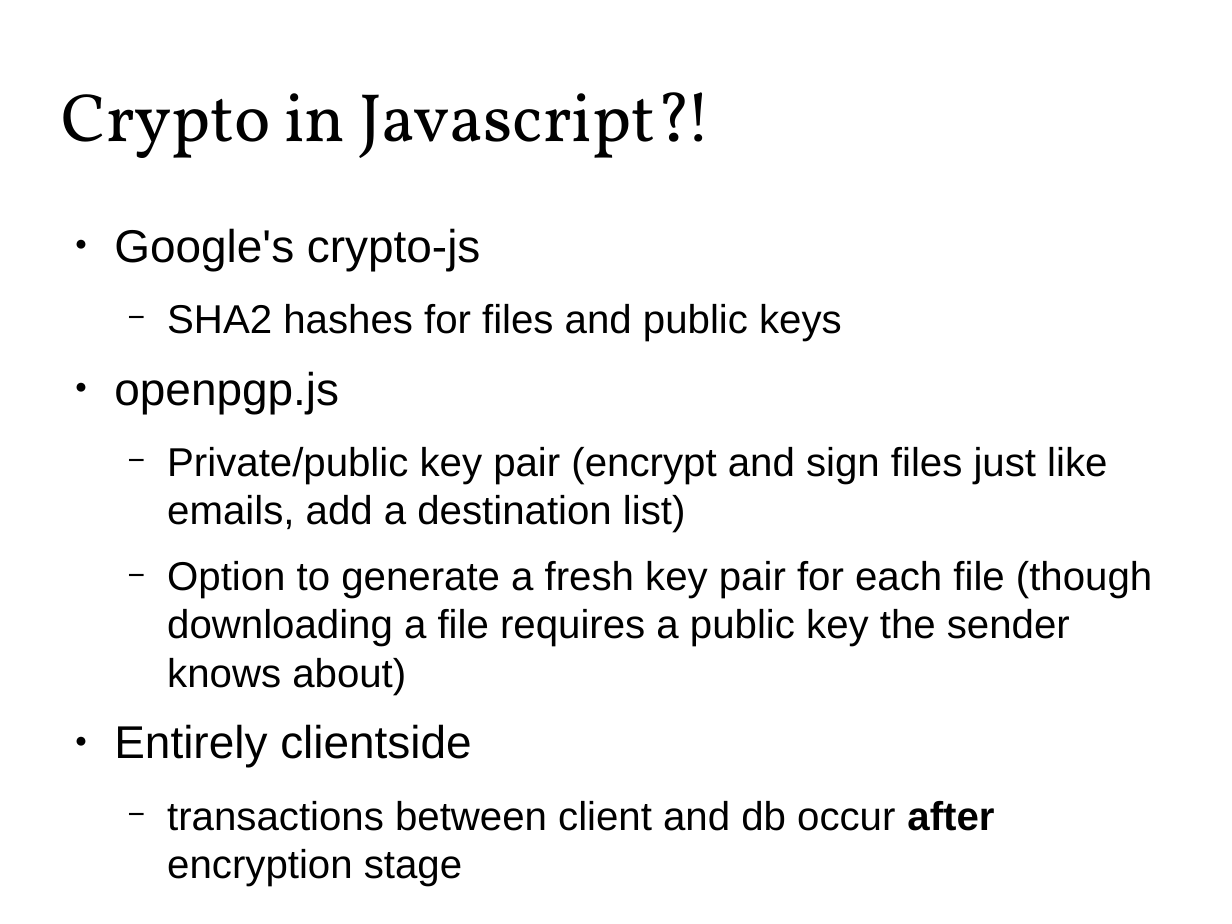
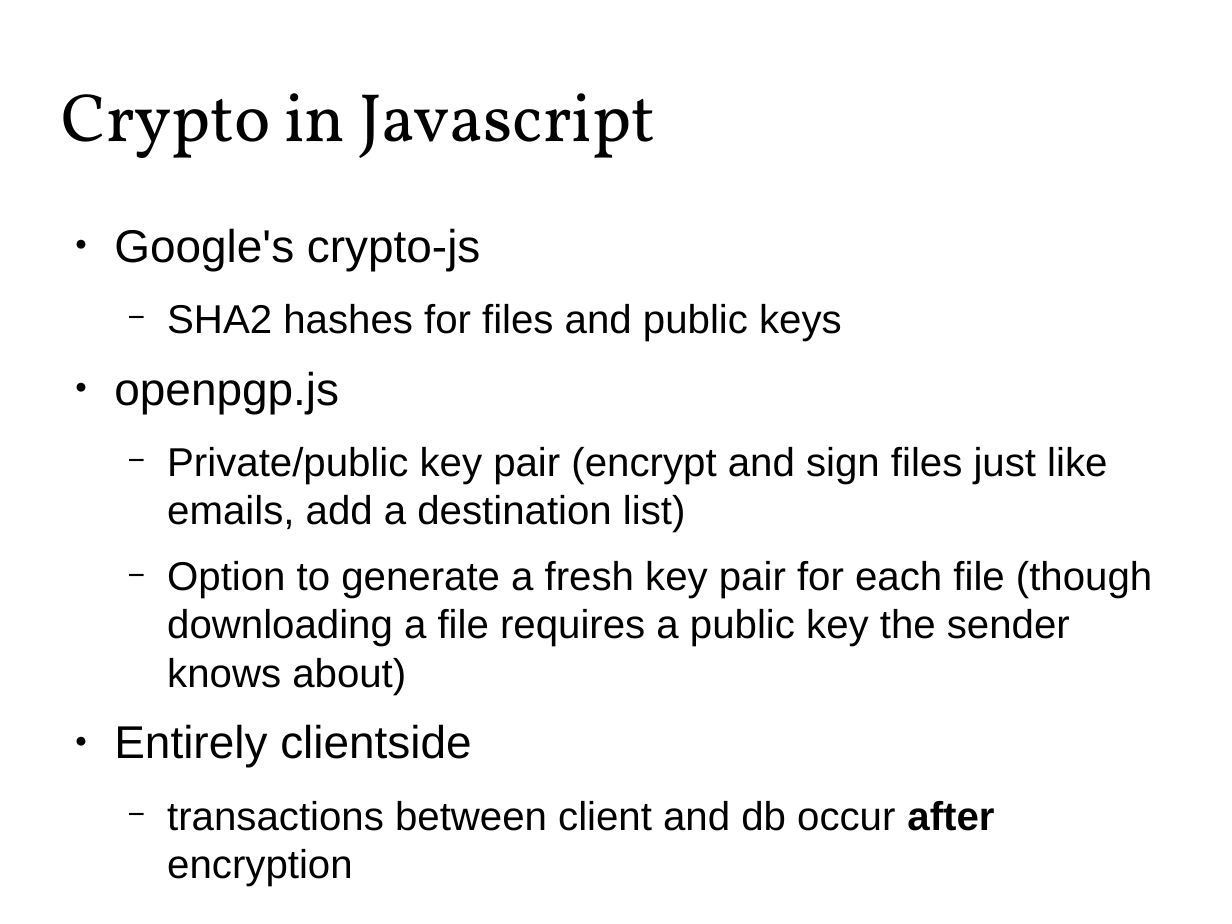
Before and after one commit to Zandrr/phonebook.js, a slide deck: slide 13 of documentation/ecen5013_presentation.odp. Drawn at 1232x924 pixels with LibreOffice and Linux fonts; fonts in the diff are those of the drawing. Boxes give left, top, right and bottom in pixels: in the first picture for what was removed or moved away, otherwise in the second. Text is boxed around its words. In the diff, an @@ line names an element or a change of style, - is before the commit and + after.

```diff
--- a/documentation/ecen5013_presentation.odp
+++ b/documentation/ecen5013_presentation.odp
@@ title at (x1=62, y1=93, x2=655, y2=158): text changed @@
-Crypto in Javascript?!
+Crypto in Javascript
@@ text at (x1=167, y1=801, x2=994, y2=886): text changed @@
-  − transactions between client and db occur after encryption stage
+  − transactions between client and db occur after encryption
```
Also in this commit, not shown: 10 other slides changed, 9 slides added, 5 slides removed.
